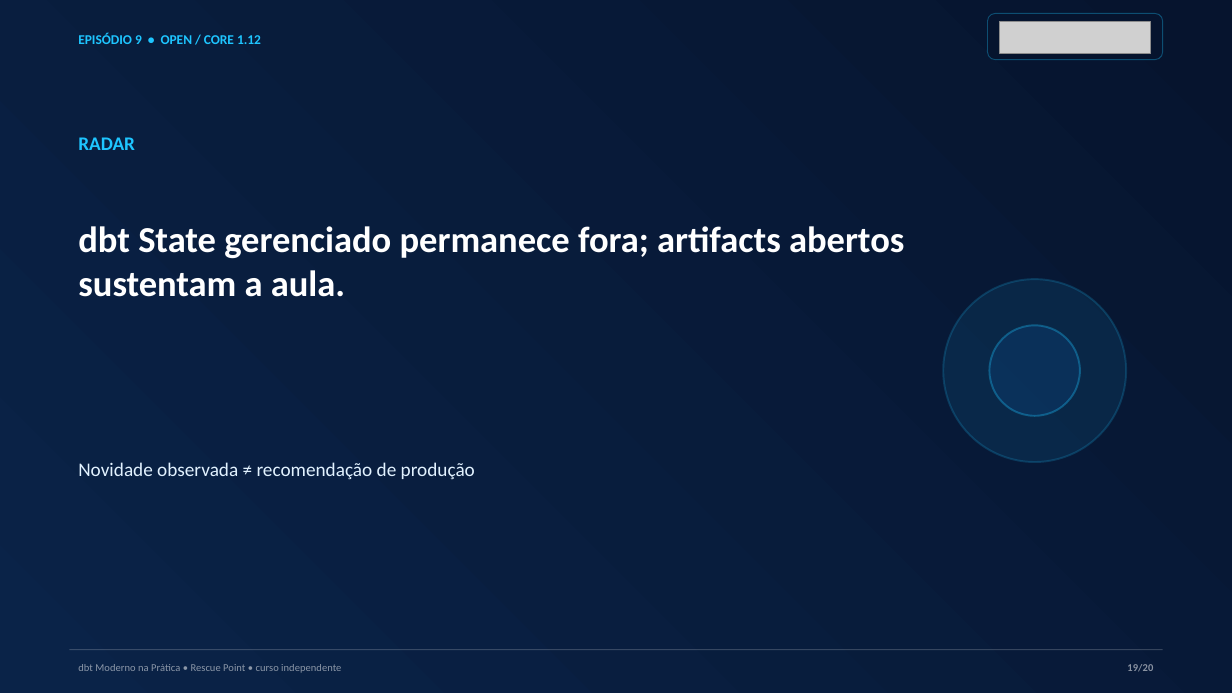
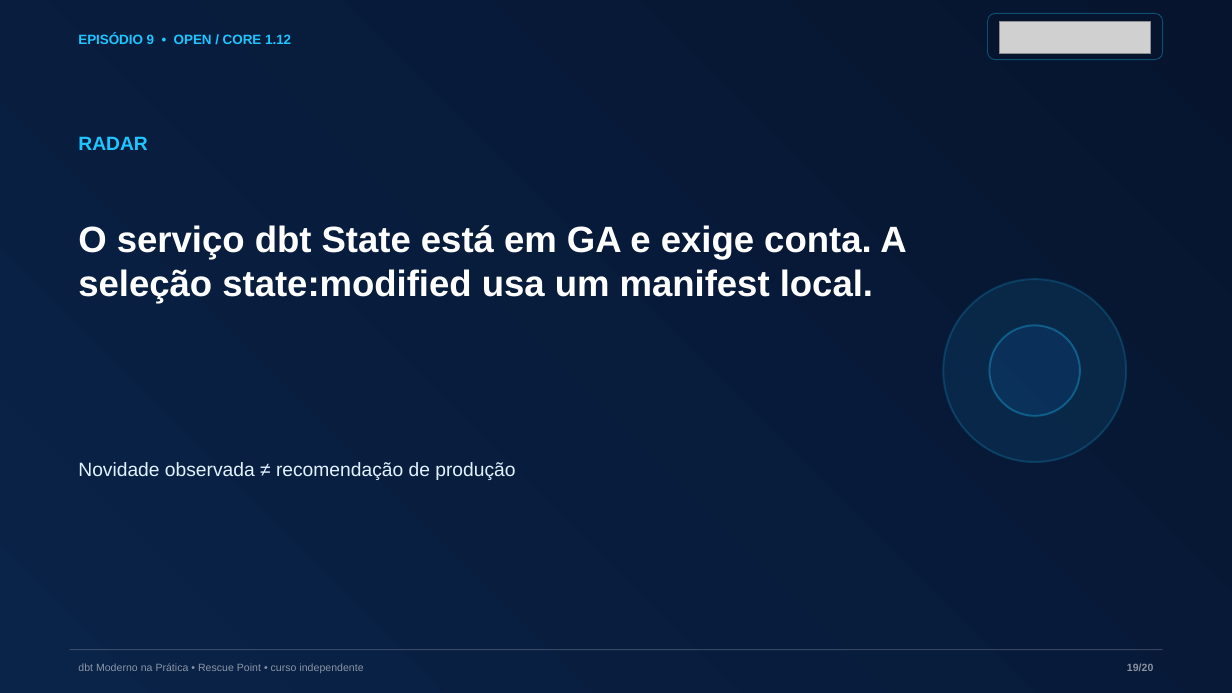
Before and after one commit to AnselmoBorges/dbt-moderno-na-pratica, a slide deck: slide 19 of assets/decks/episodio-09-ci-state-defer.pptx. Drawn at 1232x693 pixels with LibreOffice and Linux fonts; fonts in the diff are those of the drawing; grey boxes stand for pictures. Boxes give left, top, right and bottom in pixels: in the first picture for what was removed or moved away, otherwise in the second. Text is boxed around its words. In the diff, an @@ line names an element or a change of style, - is before the commit and + after.

Commit message:
Atualiza o laboratório e as aulas para dbt Core 1.12.7
* Atualiza o laboratório e as aulas para dbt Core 1.12.7

* Fixa dependência compatível com o servidor dbt MCP

* Garante UTF-8 nos comandos do laboratório

---------

```diff
--- a/assets/decks/episodio-09-ci-state-defer.pptx
+++ b/assets/decks/episodio-09-ci-state-defer.pptx
@@ text at (x1=78, y1=225, x2=906, y2=304): text changed; font Calibri to Arial @@
-dbt State gerenciado permanece fora; artifacts abertos sustentam a aula.
+O serviço dbt State está em GA e exige conta. A seleção state:modified usa um manifest local.
@@ font Calibri to Arial in 5 elements at (x1=78, y1=136, x2=147, y2=150), (x1=78, y1=462, x2=515, y2=480), (x1=78, y1=34, x2=291, y2=44), (x1=78, y1=663, x2=363, y2=673), (x1=1127, y1=663, x2=1153, y2=671) @@
```
Also in this commit, not shown: 19 other slides changed, 35 other files.
